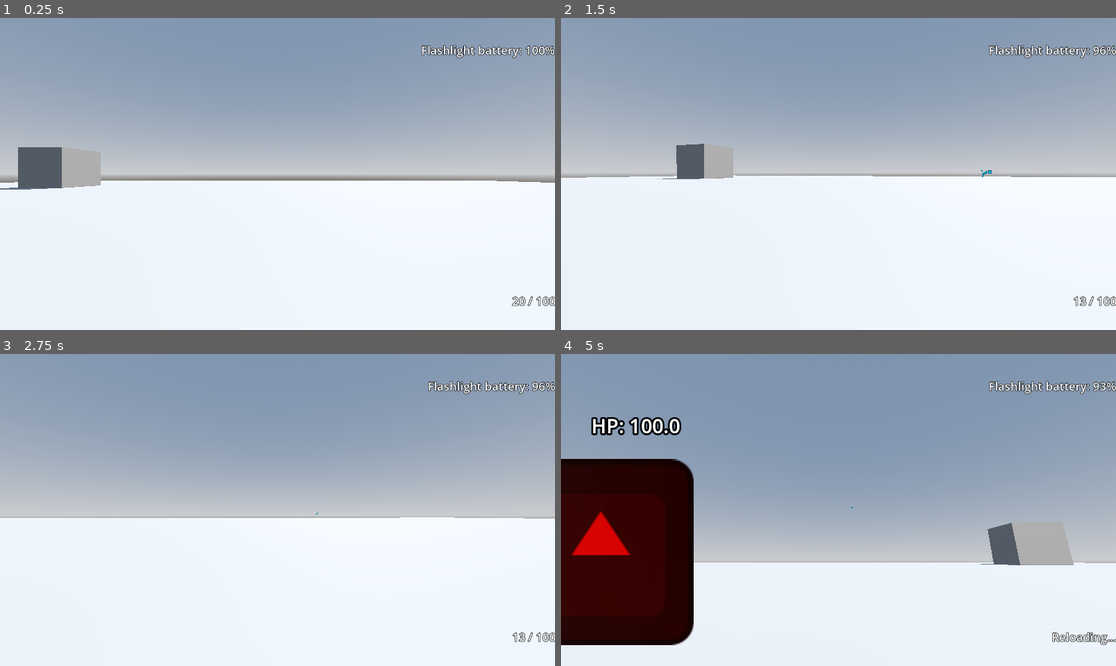
Above: before the commit, frames 1-4 (two rows, left to right).
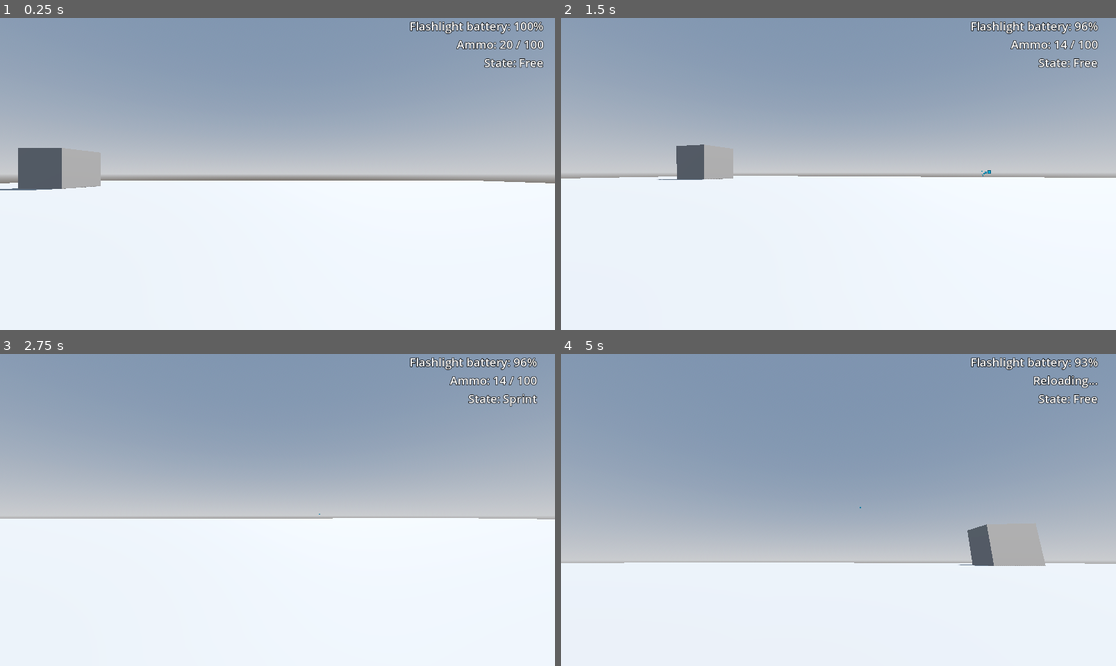
Above: after the commit, the same moments.

Repository: justindeogrades/firstpersonshooter
Game: Godot game, scene res://main.tscn
The game is run twice, just before and just after one commit, with the same random seed, the same clock (stepped at 60 frames per second) and the same inputs. The engine's default icon, where the game draws it, is replaced by a stand-in: a white triangle on a blue panel in a dark square.
Inputs (mouse positions are in pixels of both pictures, inside the frame that each line leads up to):
- Up to frame 1 (0.25 s): no input
- Up to frame 2 (1.5 s): tap Enter (ui_accept) at 0.5, 0.77, 1.07 s; move the mouse to (866, 174) at 0.52 s; press the mouse at (866, 174) at 0.53 s; hold W (forward) from 0.53 s (still down); tap F (toggle_flashlight) at 0.8, 1.35 s; move the mouse to (810, 174) at 1.27 s; release the mouse at (810, 174) at 1.28 s
- Up to frame 3 (2.75 s): keep holding W (forward); tap Enter (ui_accept) at 1.52, 1.82, 2.3 s; tap Shift (slide, bound only after the commit) at 1.55 s; move the mouse to (288, 503) at 2.02 s; hold Shift (slide, bound only after the commit) from 2.03 s (still down)
- Up to frame 4 (5 s): move the mouse to (832, 516) at 2.77 s; release Shift (slide, bound only after the commit) at 2.78 s; tap Enter (ui_accept) at 2.85, 3.02, 3.32, 3.77, 4.07, 4.52, 4.82 s; click (832, 516) at 3.05 s; move the mouse to (877, 513) at 3.52 s; press the mouse at (877, 513) at 3.53 s; tap F (toggle_flashlight) at 3.8, 4.35 s; tap Escape (free_mouse) at 4.15 s; move the mouse to (672, 463) at 4.27 s; release W (forward) at 4.28 s; release the mouse at (672, 463) at 4.28 s; hold A (left) from 4.28 s (still down); click (672, 463) at 4.42 s; tap Shift (slide, bound only after the commit) at 4.55 s; tap R (reload) at 4.9 s

The runs differ from the first frame. In frame 1, 1.7% of the frame differs, in the area x 0-100%, y 1-93%; in frame 2, 1.7%; in frame 3, 1.8%; in frame 4, 18%, in the area x 0-100%, y 1-94%.

Commit message:
state machine and basic states

Diff:
--- a/hud.tscn
+++ b/hud.tscn
@@ -1,26 +1,36 @@
-[gd_scene load_steps=2 format=3 uid="uid://l0b3a730q55b"]
+[gd_scene load_steps=3 format=3 uid="uid://l0b3a730q55b"]
 
 [sub_resource type="LabelSettings" id="LabelSettings_n2snw"]
 font_size = 24
 outline_size = 4
 outline_color = Color(0, 0, 0, 1)
 
+[sub_resource type="LabelSettings" id="LabelSettings_37p78"]
+font_size = 24
+outline_size = 4
+outline_color = Color(0, 0, 0, 1)
+
 [node name="HUD" type="CanvasLayer"]
 
-[node name="Ammo" type="Label" parent="."]
-offset_left = 1008.0
-offset_top = 571.0
-offset_right = 1153.0
-offset_bottom = 594.0
+[node name="VBoxContainer" type="VBoxContainer" parent="."]
+offset_left = 850.0
+offset_right = 956.0
+offset_bottom = 110.0
+
+[node name="Battery" type="Label" parent="VBoxContainer"]
+layout_mode = 2
 text = "Hello bro"
 label_settings = SubResource("LabelSettings_n2snw")
 horizontal_alignment = 2
 
-[node name="Battery" type="Label" parent="."]
-offset_left = 832.0
-offset_top = 50.0
-offset_right = 1152.0
-offset_bottom = 84.0
+[node name="Ammo" type="Label" parent="VBoxContainer"]
+layout_mode = 2
 text = "Hello bro"
 label_settings = SubResource("LabelSettings_n2snw")
 horizontal_alignment = 2
+
+[node name="State" type="Label" parent="VBoxContainer"]
+layout_mode = 2
+text = "Hello bro"
+label_settings = SubResource("LabelSettings_37p78")
+horizontal_alignment = 2
--- a/player.gd
+++ b/player.gd
@@ -4,8 +4,10 @@
 
 @onready var hud = $HUD
 #Will access this through a HUD script later
-@onready var ammo_label = $HUD/Ammo
-@onready var battery_label = $HUD/Battery
+@onready var ammo_label = $HUD/VBoxContainer/Ammo
+@onready var battery_label = $HUD/VBoxContainer/Battery
+@onready var state_label = $HUD/VBoxContainer/State
+@onready var state_machine = $StateMachine
 
 @export var head : Node3D
 @export var camera : Camera3D
@@ -14,6 +16,8 @@
 @export var turn_speed : float = 0.005
 @export var min_camera_x_rotation = -90
 @export var max_camera_x_rotation = 90
+@export var head_pos_standing : Vector3 = Vector3(0, 1.8, 0)
+@export var head_pos_sliding : Vector3 = Vector3(0, 0.8, 0)
 
 var active_weapon : Gun
 
@@ -27,71 +31,85 @@
 
 	flashlight.battery_updated.connect(_on_flashlight_battery_updated)
 
+	state_machine.initialize(self)
+
 	update_ammo_label(false)
 	update_battery_label()
 
 func _unhandled_input(event: InputEvent) -> void:
-	#Esc to free mouse from window
-	if event.is_action_pressed("free_mouse"):
-		Input.set_mouse_mode(Input.MOUSE_MODE_VISIBLE)
-	if event is InputEventMouseButton:
-		Input.set_mouse_mode(Input.MOUSE_MODE_CAPTURED)
-	if event is InputEventMouseMotion:
-		#Im just taking bros word on ts i have no idea how this works
-		#Horizontal rotation
-		head.rotate_y(-event.relative.x * turn_speed)
-		#Vertical rotation
-		camera.rotate_x(-event.relative.y * (turn_speed / 2))
-		#Limits on vertical rotation
-		camera.rotation.x = clamp(camera.rotation.x, deg_to_rad(min_camera_x_rotation), deg_to_rad(max_camera_x_rotation))
+	state_machine.state_input(event)
+	##Esc to free mouse from window
+	#if event.is_action_pressed("free_mouse"):
+		#Input.set_mouse_mode(Input.MOUSE_MODE_VISIBLE)
+	#if event is InputEventMouseButton:
+		#Input.set_mouse_mode(Input.MOUSE_MODE_CAPTURED)
+	#if event is InputEventMouseMotion:
+		##Im just taking bros word on ts i have no idea how this works
+		##Horizontal rotation
+		#head.rotate_y(-event.relative.x * turn_speed)
+		##Vertical rotation
+		#camera.rotate_x(-event.relative.y * (turn_speed / 2))
+		##Limits on vertical rotation
+		#camera.rotation.x = clamp(camera.rotation.x, deg_to_rad(min_camera_x_rotation), deg_to_rad(max_camera_x_rotation))
+
+func _process(delta: float) -> void:
+	state_machine.state_process()
 
 func _physics_process(delta: float) -> void:
-	# Add the gravity.
-	if not is_on_floor():
-		velocity += get_gravity() * delta
+	state_machine.state_physics(delta)
+	## Add the gravity.
+	#if not is_on_floor():
+		#velocity += get_gravity() * delta
+#
+	##Moving
+	#if Input.is_action_just_pressed("ui_accept") and is_on_floor():
+		#velocity.y = JUMP_VELOCITY
+	#
+	#var input_dir := Input.get_vector("left", "right", "forward", "backward")
+	#var direction := (head.transform.basis * Vector3(input_dir.x, 0, input_dir.y)).normalized()
+	#if direction:
+		#velocity.x = direction.x * move_speed
+		#velocity.z = direction.z * move_speed
+	#else:
+		#velocity.x = move_toward(velocity.x, 0, move_speed)
+		#velocity.z = move_toward(velocity.z, 0, move_speed)
 
-	#Moving
-	if Input.is_action_just_pressed("ui_accept") and is_on_floor():
-		velocity.y = JUMP_VELOCITY
+	##Shooting
+	#active_weapon.aim_direction = (head.transform.basis * Vector3(0,0,-1)).normalized()
+	#if Input.is_action_pressed("shoot"):
+		#if active_weapon.reload_timer.is_stopped():
+			#active_weapon.shoot()
+			##update_ammo_label(false)
+	#
+	##Reloading
+	#if Input.is_action_just_pressed("reload"):
+		#active_weapon.reload()
+		##update_ammo_label(true)
+	#
+	##Toggle flashlight
+	#if Input.is_action_just_pressed("toggle_flashlight"):
+		#if flashlight.get_enabled():
+			#flashlight.set_enabled(false)
+		#else:
+			#flashlight.set_enabled(true)
 
+	#move_and_slide()
+
+func get_direction() -> Vector3:
 	var input_dir := Input.get_vector("left", "right", "forward", "backward")
-	var direction := (head.transform.basis * Vector3(input_dir.x, 0, input_dir.y)).normalized()
-	if direction:
-		velocity.x = direction.x * move_speed
-		velocity.z = direction.z * move_speed
-	else:
-		velocity.x = move_toward(velocity.x, 0, move_speed)
-		velocity.z = move_toward(velocity.z, 0, move_speed)
-
-	#Shooting
-	active_weapon.aim_direction = (head.transform.basis * Vector3(0,0,-1)).normalized()
-	if Input.is_action_pressed("shoot"):
-		if active_weapon.reload_timer.is_stopped():
-			active_weapon.shoot()
-			#update_ammo_label(false)
-
-	#Reloading
-	if Input.is_action_just_pressed("reload"):
-		active_weapon.reload()
-		#update_ammo_label(true)
-
-	#Toggle flashlight
-	if Input.is_action_just_pressed("toggle_flashlight"):
-		if flashlight.get_enabled():
-			flashlight.set_enabled(false)
-		else:
-			flashlight.set_enabled(true)
-
-	move_and_slide()
+	return (head.transform.basis * Vector3(input_dir.x, 0, input_dir.y)).normalized()
 
 func update_ammo_label(reloading : bool):
 	if reloading:
 		ammo_label.text = "Reloading..."
 	else:
-		ammo_label.text = str(active_weapon.clip_ammo) + " / " + str(active_weapon.reserve_ammo)
+		ammo_label.text = "Ammo: " + str(active_weapon.clip_ammo) + " / " + str(active_weapon.reserve_ammo)
 
 func update_battery_label() -> void:
 	battery_label.text = "Flashlight battery: " + str(int(flashlight.get_battery())) + "%"
+
+func update_state_label() -> void:
+	state_label.text = "State: " + state_machine.current_state.name
 
 func _on_active_weapon_ammo_updated(reloading : bool) -> void:
 	update_ammo_label(reloading)
--- a/player.tscn
+++ b/player.tscn
@@ -1,9 +1,13 @@
-[gd_scene load_steps=6 format=3 uid="uid://c0vtrpdt2d62k"]
+[gd_scene load_steps=10 format=3 uid="uid://c0vtrpdt2d62k"]
 
 [ext_resource type="Script" uid="uid://bhtxkn8jmnjbv" path="res://player.gd" id="1_4flbx"]
 [ext_resource type="PackedScene" uid="uid://c7c1hebwg3vmy" path="res://flashlight.tscn" id="2_hqtel"]
 [ext_resource type="PackedScene" uid="uid://cbtkrj15ysrdc" path="res://guns/machine_gun.tscn" id="2_onrkg"]
 [ext_resource type="PackedScene" uid="uid://l0b3a730q55b" path="res://hud.tscn" id="3_i3pqv"]
+[ext_resource type="PackedScene" uid="uid://02osm3d81amt" path="res://state_machine.tscn" id="5_2hs0m"]
+[ext_resource type="Script" uid="uid://dir4ffdqfq5sn" path="res://states/player_free.gd" id="6_1jxqw"]
+[ext_resource type="Script" uid="uid://c5sbwvc2w80xm" path="res://states/player_sprint.gd" id="7_1jxqw"]
+[ext_resource type="Script" uid="uid://bknxuxv5j4py2" path="res://states/player_slide.gd" id="8_dw050"]
 
 [sub_resource type="BoxShape3D" id="BoxShape3D_4flbx"]
 
@@ -18,7 +22,7 @@
 shape = SubResource("BoxShape3D_4flbx")
 
 [node name="Head" type="Node3D" parent="."]
-transform = Transform3D(1, 0, 0, 0, 1, 0, 0, 0, 1, 0, 1.60231, 0)
+transform = Transform3D(1, 0, 0, 0, 1, 0, 0, 0, 1, 0, 1.8, 0)
 
 [node name="Camera3D" type="Camera3D" parent="Head"]
 
@@ -30,3 +34,28 @@
 [node name="MachineGun" parent="Head/Camera3D/Weapons" instance=ExtResource("2_onrkg")]
 
 [node name="HUD" parent="." instance=ExtResource("3_i3pqv")]
+
+[node name="StateMachine" parent="." node_paths=PackedStringArray("default_state") instance=ExtResource("5_2hs0m")]
+default_state = NodePath("Free")
+
+[node name="Free" type="Node" parent="StateMachine" node_paths=PackedStringArray("sprint_state")]
+script = ExtResource("6_1jxqw")
+sprint_state = NodePath("../Sprint")
+can_move = true
+
+[node name="Sprint" type="Node" parent="StateMachine" node_paths=PackedStringArray("free_state", "slide_state")]
+script = ExtResource("7_1jxqw")
+free_state = NodePath("../Free")
+slide_state = NodePath("../Slide")
+grace_seconds = 0.25
+move_speed = 10.0
+can_move = true
+
+[node name="Slide" type="Node" parent="StateMachine" node_paths=PackedStringArray("free_state", "sprint_state")]
+script = ExtResource("8_dw050")
+free_state = NodePath("../Free")
+sprint_state = NodePath("../Sprint")
+slide_seconds = 0.8
+head_height_tween_seconds = 0.1
+move_speed = 20.0
+turn_speed = 0.001
--- /dev/null
+++ b/player_state.gd
@@ -0,0 +1,68 @@
+class_name PlayerState
+extends State
+
+func state_input(event : InputEvent) -> State:
+		#Esc to free mouse from window
+	if event.is_action_pressed("free_mouse"):
+		Input.set_mouse_mode(Input.MOUSE_MODE_VISIBLE)
+	if event is InputEventMouseButton:
+		Input.set_mouse_mode(Input.MOUSE_MODE_CAPTURED)
+	if event is InputEventMouseMotion:
+		#Im just taking bros word on ts i have no idea how this works
+		#Horizontal rotation
+		parent.head.rotate_y(-event.relative.x * turn_speed)
+		#Vertical rotation
+		parent.camera.rotate_x(-event.relative.y * (turn_speed / 2))
+		#Limits on vertical rotation
+		parent.camera.rotation.x = clamp(parent.camera.rotation.x, deg_to_rad(parent.min_camera_x_rotation), deg_to_rad(parent.max_camera_x_rotation))
+	return null
+func state_process() -> State:
+	super()
+
+	#Shooting
+	parent.active_weapon.aim_direction = (parent.head.transform.basis * Vector3(0,0,-1)).normalized()
+	if Input.is_action_pressed("shoot"):
+		if parent.active_weapon.reload_timer.is_stopped():
+			parent.active_weapon.shoot()
+			#update_ammo_label(false)
+
+	#Reloading
+	if Input.is_action_just_pressed("reload"):
+		parent.active_weapon.reload()
+		#update_ammo_label(true)
+
+	#Toggle flashlight
+	if Input.is_action_just_pressed("toggle_flashlight"):
+		if parent.flashlight.get_enabled():
+			parent.flashlight.set_enabled(false)
+		else:
+			parent.flashlight.set_enabled(true)
+
+	return null
+func state_physics(delta : float) -> State:
+	super(delta)
+
+	# Add the gravity.
+	if not parent.is_on_floor():
+		parent.velocity += parent.get_gravity() * delta
+
+	#Only accept movement input if the state allows it
+	if can_move:
+		#Moving
+		if Input.is_action_just_pressed("ui_accept") and parent.is_on_floor():
+			parent.velocity.y = parent.JUMP_VELOCITY
+
+		#Replaced by get_direction function
+		#var input_dir := Input.get_vector("left", "right", "forward", "backward")
+		#var direction : Vector3 = (parent.head.transform.basis * Vector3(input_dir.x, 0, input_dir.y)).normalized()
+		var direction = parent.get_direction()
+		if direction:
+			parent.velocity.x = direction.x * move_speed
+			parent.velocity.z = direction.z * move_speed
+		else:
+			parent.velocity.x = move_toward(parent.velocity.x, 0, move_speed)
+			parent.velocity.z = move_toward(parent.velocity.z, 0, move_speed)
+
+	parent.move_and_slide()
+
+	return null
--- a/project.godot
+++ b/project.godot
@@ -57,3 +57,13 @@
 "events": [Object(InputEventKey,"resource_local_to_scene":false,"resource_name":"","device":-1,"window_id":0,"alt_press …(192 unchanged characters)…
 ]
 }
+sprint={
+"deadzone": 0.2,
+"events": [Object(InputEventKey,"resource_local_to_scene":false,"resource_name":"","device":-1,"window_id":0,"alt_pressed":false,"shift_pressed":false,"ctrl_pressed":false,"meta_pressed":false,"pressed":false,"keycode":0,"physical_keycode":4194325,"key_label":0,"unicode":0,"location":0,"echo":false,"script":null)
+]
+}
+slide={
+"deadzone": 0.2,
+"events": [Object(InputEventKey,"resource_local_to_scene":false,"resource_name":"","device":-1,"window_id":0,"alt_pressed":false,"shift_pressed":false,"ctrl_pressed":false,"meta_pressed":false,"pressed":false,"keycode":0,"physical_keycode":4194325,"key_label":0,"unicode":0,"location":0,"echo":false,"script":null)
+]
+}
--- /dev/null
+++ b/state.gd
@@ -0,0 +1,29 @@
+class_name State
+extends Node
+
+@export_category("Stats")
+@export var move_speed : float = 5.0
+@export var turn_speed : float = 0.005
+@export_category("Permissions")
+@export var can_move : bool
+@export var can_shoot : bool
+@export var can_aim : bool
+@export var can_flash : bool
+
+var parent : CharacterBody3D
+
+func enter() -> void:
+	pass
+
+func exit() -> void:
+	#Delete all child nodes created by state
+	for child in get_children():
+		child.queue_free()
+
+#Called every frame
+func state_input(event : InputEvent) -> State:
+	return null
+func state_process() -> State:
+	return null
+func state_physics(delta : float) -> State:
+	return null
--- /dev/null
+++ b/state_machine.gd
@@ -0,0 +1,45 @@
+extends Node
+
+@export var default_state : State
+@export var current_state : State
+
+var parent : CharacterBody3D
+
+func initialize(par : CharacterBody3D) -> void:
+	#Store the reference to the parent
+	parent = par
+
+	#Store the reference to the parent in every state
+	for child in get_children():
+		child.parent = parent
+
+	current_state = default_state
+
+	#Default the label text
+	parent.update_state_label()
+
+func change_state(next_state : State) -> void:
+	current_state.exit()
+	next_state.enter()
+	current_state = next_state
+	parent.update_state_label()
+
+#Called every frame
+func state_input(event : InputEvent) -> void:
+	#Store the return value of the current state's process function
+	var next_state = current_state.state_input(event)
+	#If the function returned a state, transition to that state
+	if next_state != null:
+		change_state(next_state)
+func state_process() -> void:
+	#Store the return value of the current state's process function
+	var next_state = current_state.state_process()
+	#If the function returned a state, transition to that state
+	if next_state != null:
+		change_state(next_state)
+func state_physics(delta : float) -> void:
+	#Store the return value of the current state's process function
+	var next_state = current_state.state_physics(delta)
+	#If the function returned a state, transition to that state
+	if next_state != null:
+		change_state(next_state)
--- /dev/null
+++ b/state_machine.tscn
@@ -0,0 +1,6 @@
+[gd_scene load_steps=2 format=3 uid="uid://02osm3d81amt"]
+
+[ext_resource type="Script" uid="uid://drnmjy0ityjsf" path="res://state_machine.gd" id="1_yf3jm"]
+
+[node name="StateMachine" type="Node"]
+script = ExtResource("1_yf3jm")
--- /dev/null
+++ b/states/player_free.gd
@@ -0,0 +1,13 @@
+extends PlayerState
+
+@export var sprint_state : PlayerState
+@export var sneak_state : PlayerState
+
+func state_input(event : InputEvent) -> State:
+	super(event)
+
+	#Begin sprinting
+	if event.is_action_pressed("sprint"):
+		return sprint_state
+
+	return null
--- /dev/null
+++ b/states/player_slide.gd
@@ -0,0 +1,64 @@
+extends PlayerState
+
+@export_category("State transitions")
+@export var free_state : PlayerState
+@export var sprint_state : PlayerState
+@export_category("State specific stats")
+@export var slide_seconds : float
+#Obsolete
+#@export var head_height_offset : float
+@export var head_height_tween_seconds : float
+
+var slide_timer : Timer
+var slide_dir : Vector3
+var slide_time_expired : bool
+
+func enter() -> void:
+	head_height_to_slide()
+
+	#Direction is set upon entering so the slide direction cannot change once it starts
+	slide_dir = parent.get_direction()
+
+	slide_time_expired = false
+
+	create_slide_timer()
+	slide_timer.start(slide_seconds)
+
+func exit() -> void:
+	head_height_to_stand()
+
+func state_physics(delta : float) -> PlayerState:
+	super(delta)
+
+	parent.velocity.x = slide_dir.x * move_speed
+	parent.velocity.z = slide_dir.z * move_speed
+
+	return null
+func state_process() -> PlayerState:
+	super()
+
+	#Continue sprinting if sprint is still held, otherwise free
+	if slide_time_expired:
+		if Input.is_action_just_pressed("sprint"):
+			return sprint_state
+		else:
+			return free_state
+	return null
+
+func head_height_to_slide() -> void:
+	var head_pos_tween = create_tween()
+	head_pos_tween.tween_property(parent.head, "position", parent.head_pos_sliding, head_height_tween_seconds)
+
+func head_height_to_stand() -> void:
+	var head_pos_tween = create_tween()
+	head_pos_tween.tween_property(parent.head, "position", parent.head_pos_standing, head_height_tween_seconds)
+
+func create_slide_timer() -> void:
+	slide_timer = Timer.new()
+	slide_timer.one_shot = true
+	slide_timer.timeout.connect(_on_slide_timer_timeout)
+	add_child(slide_timer)
+
+func _on_slide_timer_timeout() -> void:
+	slide_time_expired = true
+	slide_timer.queue_free()
--- /dev/null
+++ b/states/player_sprint.gd
@@ -0,0 +1,44 @@
+extends PlayerState
+
+@export_category("State transitions")
+@export var free_state : PlayerState
+@export var slide_state : PlayerState
+@export_category("State specific stats")
+@export var grace_seconds : float
+
+var grace_timer : Timer
+var grace_period_expired : bool
+
+func enter() -> void:
+	grace_period_expired = false
+	create_grace_timer()
+
+func state_input(event : InputEvent) -> State:
+	super(event)
+
+	#Begin sprinting
+	if event.is_action_released("sprint"):
+		grace_timer.start(grace_seconds)
+	if event.is_action_pressed("slide"):
+		if not grace_timer.is_stopped():
+			return slide_state
+
+	return null
+
+func state_process() -> State:
+	super()
+
+	if grace_period_expired:
+		return free_state
+
+	return null
+
+func create_grace_timer() -> void:
+	grace_timer = Timer.new()
+	grace_timer.one_shot = true
+	grace_timer.timeout.connect(_on_grace_timer_timeout)
+	add_child(grace_timer)
+
+func _on_grace_timer_timeout() -> void:
+	grace_period_expired = true
+	grace_timer.queue_free()
Not shown, added: player_state.gd.uid
Not shown, added: state.gd.uid
Not shown, added: state_machine.gd.uid
Not shown, added: states/player_free.gd.uid
Not shown, added: states/player_slide.gd.uid
Not shown, added: states/player_sprint.gd.uid
